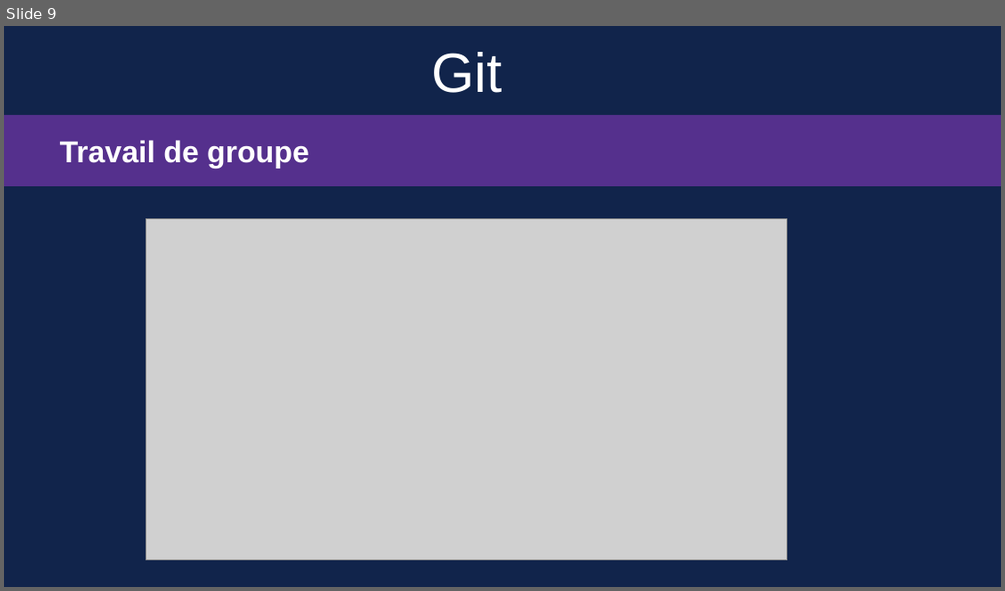
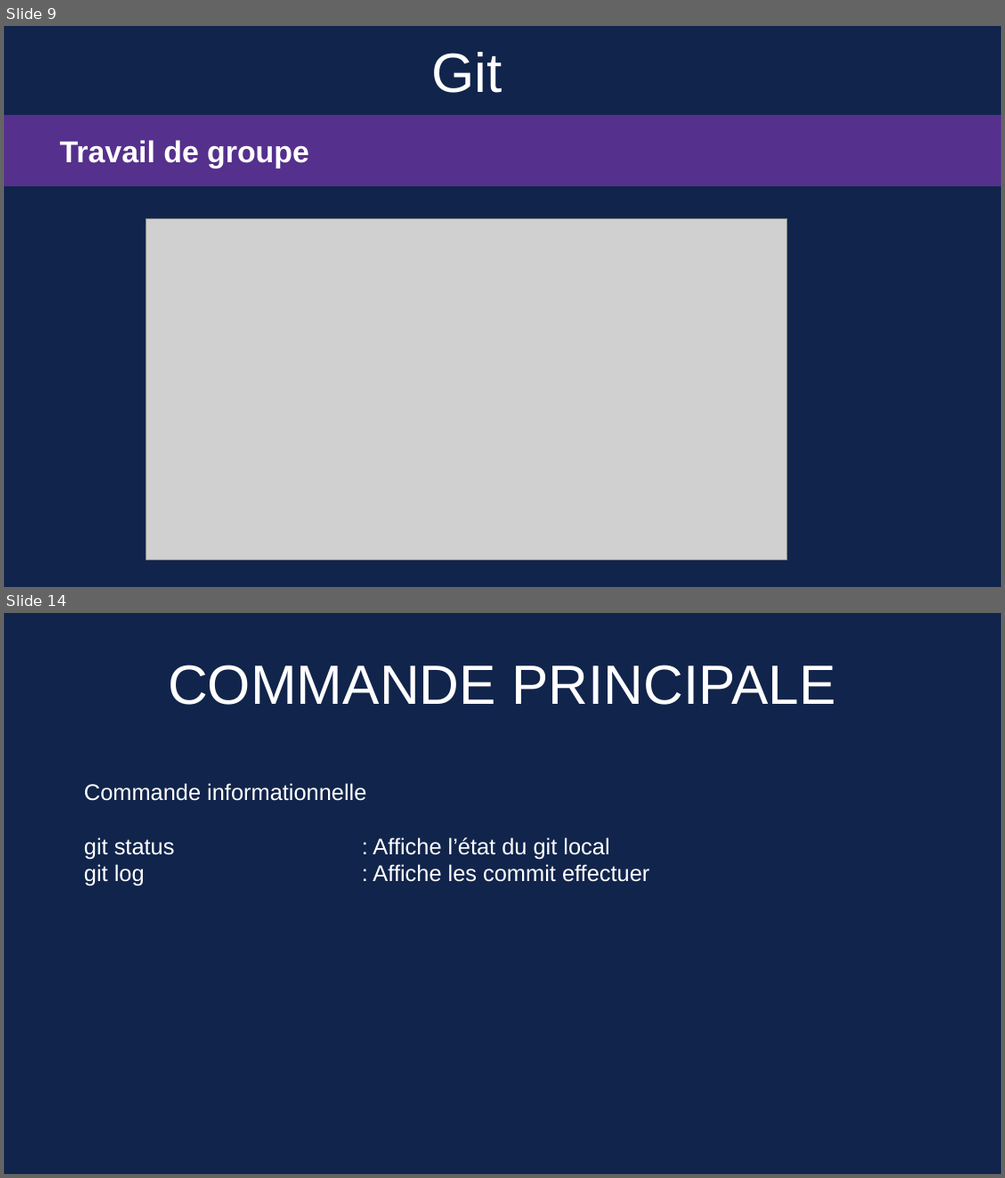
Before and after one commit to Sauvage89/guide_git, a slide deck: guide_git.odp. Shown one above the other, each under a label of ours: slide 9 before the commit, slides 9 and 14 after it; the slides between them are not shown. The pictures are 1005x591 and 1005x1178 pixels, drawn with LibreOffice and Linux fonts; fonts in the diff are those of the drawing; grey boxes stand for pictures. Boxes give left, top, right and bottom in pixels: in the first picture for what was removed or moved away, otherwise in the second. Text is boxed around its words. In the diff, an @@ line names an element or a change of style, - is before the commit and + after.

Commit message:
doc(diaporama): Finition de l'explication sur la collaboration avec git, ajout de l'explication des branch et de leur utilité via un cas précis, ajout de la diapositif objectif notant la fin du diapo, ajout de 2 diapo sur quelque command git

```diff
--- a/guide_git.odp
+++ b/guide_git.odp
@@ slide 14 added at [4, 613, 1001, 1174], background #11244B @@
@@ title added at [168, 665, 835, 705], 44 pt, text #FFFFFF @@
+COMMANDE PRINCIPALE
@@ text added at [84, 783, 649, 882], 18 pt, text #FFFFFF @@
+Commande informationnelle
+git status : Affiche l’état du git local
+git log : Affiche les commit effectuer
```
Also in this commit, not shown: 2 slides changed, 3 other slides added.
